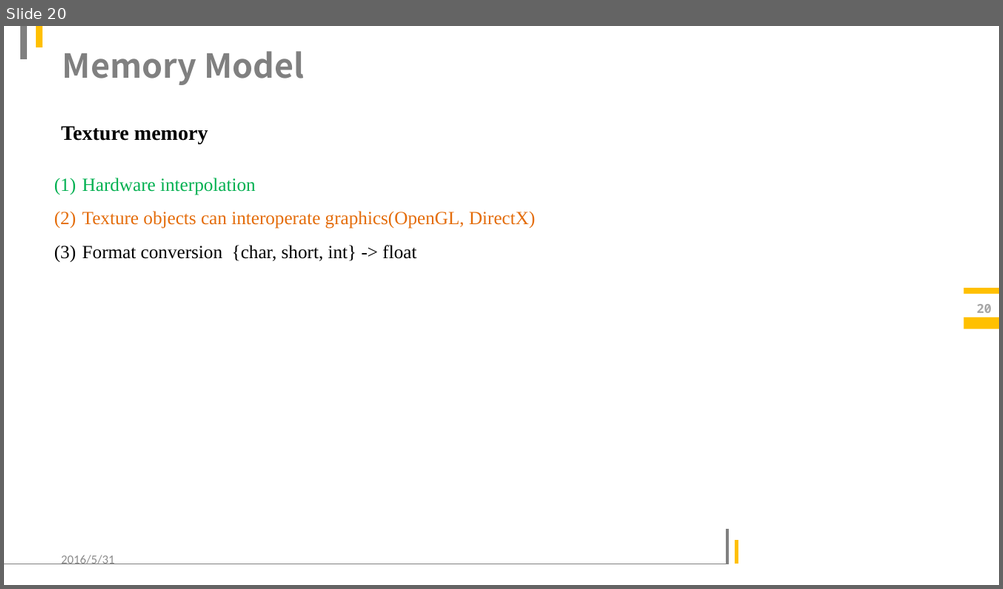
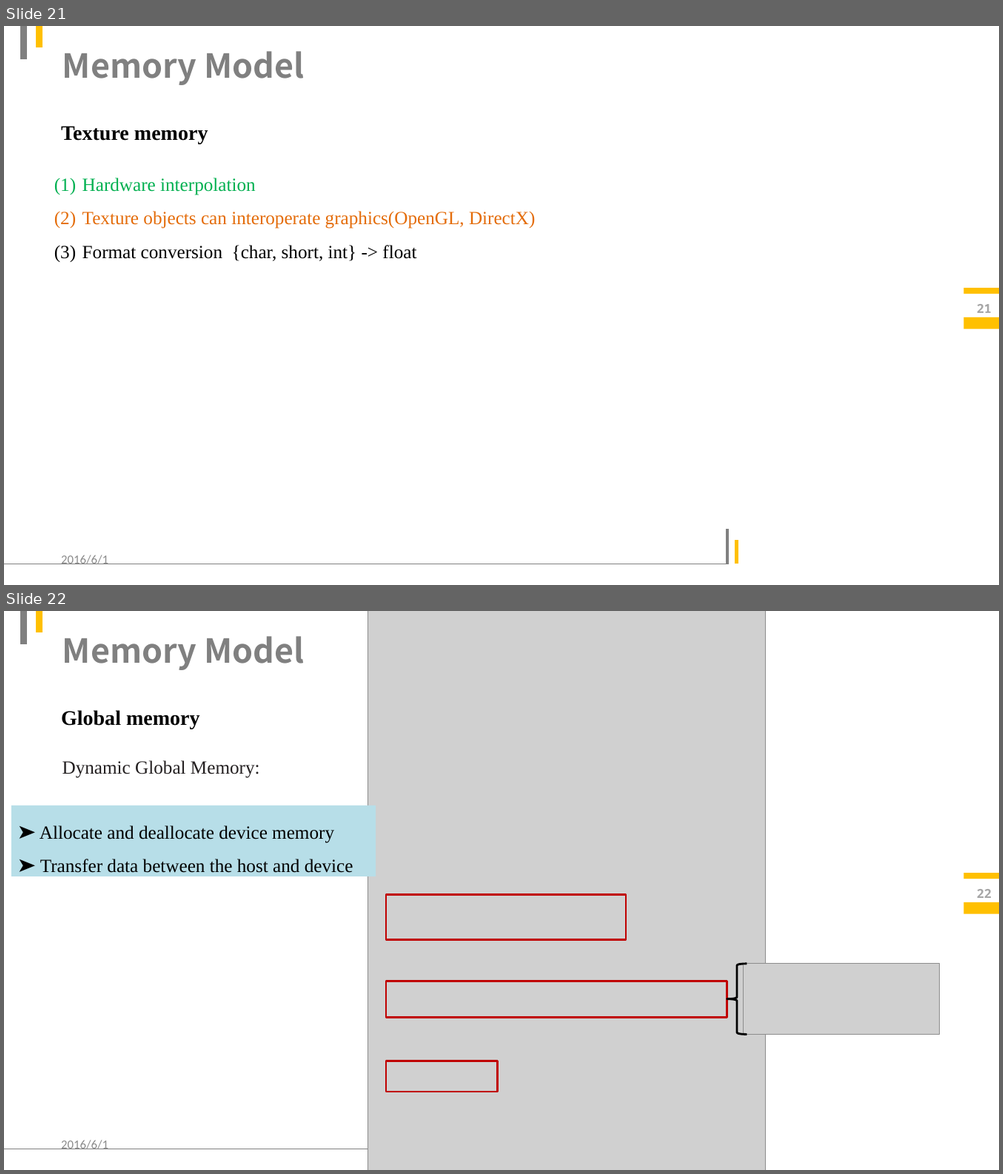
Before and after one commit to LitLeo/slides_of_parallel_computation, a slide deck: CUDA programming.pptx. Shown one above the other, each under a label of ours: slide 20 before the commit, slides 21 and 22 after it. The pictures are 1003x589 and 1003x1174 pixels, drawn with LibreOffice and Linux fonts; fonts in the diff are those of the drawing; grey boxes stand for pictures; background and template pictures are left out. Boxes give left, top, right and bottom in pixels: in the first picture for what was removed or moved away, otherwise in the second. Text is boxed around its words. In the diff, an @@ line names an element or a change of style, - is before the commit and + after.

```diff
--- a/CUDA programming.pptx
+++ b/CUDA programming.pptx
@@ slide 22 added at box(4, 611, 999, 1170), background #FFFFFF; not listed: 5 template elements that a slide beside it also shows @@
@@ picture added at box(367, 611, 765, 1170) @@
@@ title added at box(62, 636, 304, 670), 32 pt, text #808080, bold @@
+Memory Model
@@ text added at box(61, 710, 200, 729), 20 pt, text #000000, bold @@
+Global memory
@@ text added at box(62, 760, 260, 778), 18 pt, text #231F20 @@
+Dynamic Global Memory:
@@ rectangle added at box(11, 806, 375, 877), fill #B7DEE8, 18 pt, text #000000 @@
+➤ Allocate and deallocate device memory
+➤ Transfer data between the host and device
@@ rectangle added at box(386, 895, 626, 941), outline #C00000 2 pt @@
@@ page number added at box(976, 889, 991, 898), 12 pt, text #A6A6A6, bold @@
+22
@@ left brace added at box(727, 964, 746, 1035), outline #000000 2 pt @@
@@ picture added at box(743, 964, 939, 1035) @@
@@ rectangle added at box(386, 981, 727, 1017), outline #C00000 2 pt @@
@@ rectangle added at box(386, 1062, 497, 1092), outline #C00000 2 pt @@
@@ text added at box(61, 1140, 108, 1150), 12 pt, text #8C8C8C @@
+2016/6/1
@@ what was slide 20 is now slide 21 @@
@@ slide 21 changed as well @@
@@ page number at box(976, 304, 991, 313): text changed @@
-20
+21
@@ text at box(61, 555, 108, 565): text changed @@
-2016/5/31
+2016/6/1
```
Also in this commit, not shown: 29 other slides changed, 1 other slide added, 4 other files.
